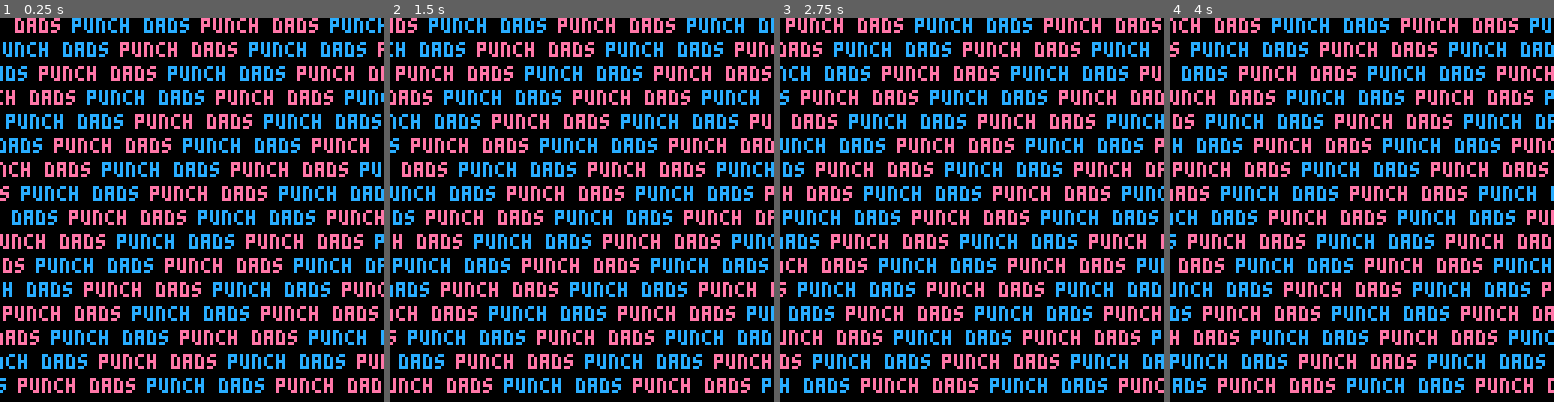
Above: before the commit, frames 1-4 (left to right).
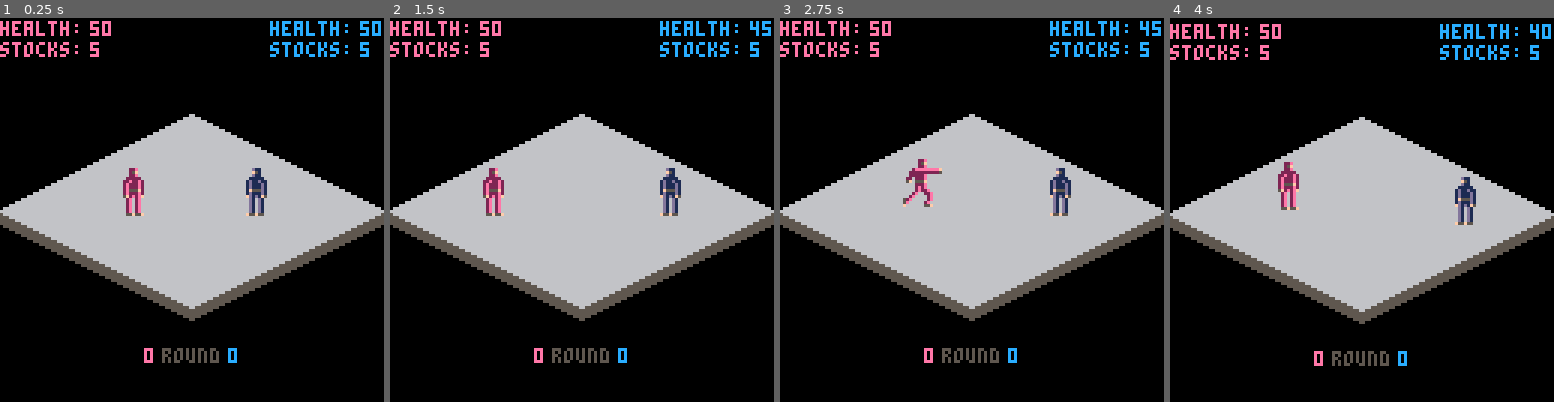
Above: after the commit, the same moments.

Repository: Trifectuh/Fantasy-Console-Projects
Game: PICO-8 cartridge isofight.p8
Two runs of this game, one before a commit and one after it. Both use one fixed random seed, a clock stepped at 60 frames per second and the inputs below.
Inputs:
- Up to frame 1 (0.25 s): no input
- Up to frame 2 (1.5 s): tap X (X key) at 0.33, 1.07 s; tap O (Z key) at 0.7 s
- Up to frame 3 (2.75 s): hold Right 1.6-2.1 s; tap O (Z key) at 1.7, 2.1, 2.5 s; tap X (X key) at 1.85 s; hold Up 2.15-2.42 s; hold Right from 2.47 s (still down)
- Up to frame 4 (4 s): tap O (Z key) at 2.9, 3.3, 3.7 s; tap X (X key) at 2.97 s; release Right at 3.03 s; hold Left 3.08-3.58 s; hold Down 3.63-3.97 s

The runs differ from the first frame. In frame 1, 49% of the frame differs, in the area x 0-100%, y 0-98%; in frame 2, 49%; in frame 3, 49%; in frame 4, 49%.

Commit message:
titlescreen in progress

Diff:
--- a/isofight.p8
+++ b/isofight.p8
@@ -3,7 +3,7 @@
 __lua__
 --isofight: don't die or fall
 function _init()
-  drawtitle=true
+  drawtitle=false
   titleoffset=-32
   cameraoffset=0
   restarttimer=nil
